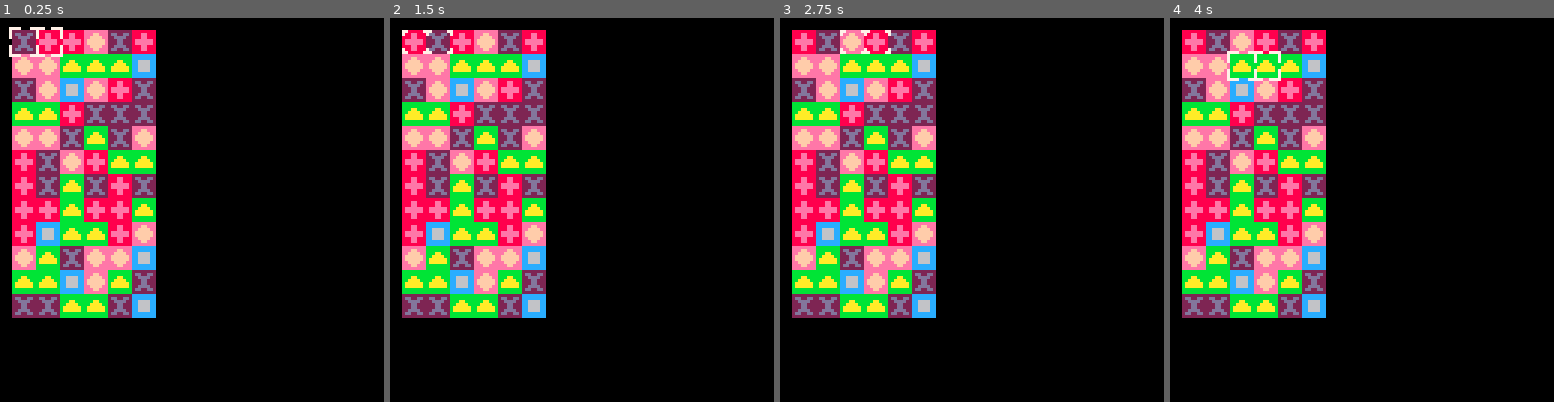
Above: before the commit, frames 1-4 (left to right).
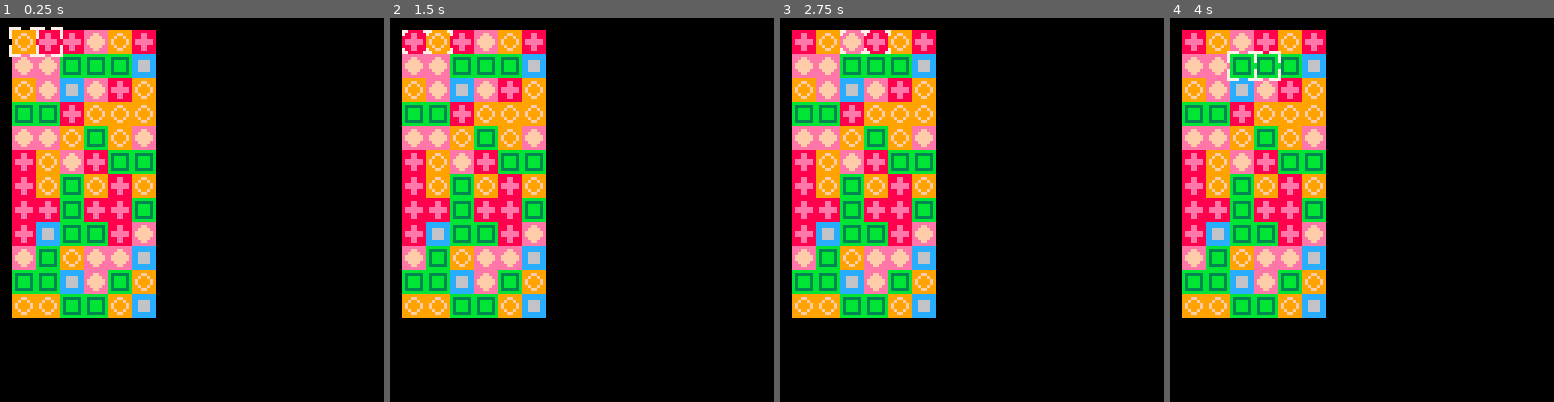
Above: after the commit, the same moments.

Repository: stevelavietes/pico8carts
Game: PICO-8 cartridge pa.p8
The game is run twice, just before and just after one commit, with the same random seed, the same clock (stepped at 60 frames per second) and the same inputs.
Inputs:
- Up to frame 1 (0.25 s): no input
- Up to frame 2 (1.5 s): tap O (Z key) at 0.7 s
- Up to frame 3 (2.75 s): hold Right 1.6-2.1 s; tap O (Z key) at 1.7, 2.1, 2.5 s; hold Up 2.15-2.42 s; hold Right from 2.47 s (still down)
- Up to frame 4 (4 s): tap O (Z key) at 2.9, 3.3, 3.7 s; release Right at 3.03 s; hold Left 3.08-3.58 s; hold Down 3.63-3.97 s

The runs differ from the first frame. In frame 1, 11% of the frame differs, in the area x 3-41%, y 3-79%; in frame 2, 11%; in frame 3, 11%; in frame 4, 11%.

Commit message:
swap sound, adjusted sprite colors/shapes

Diff:
--- a/pa.p8
+++ b/pa.p8
@@ -55,6 +56,7 @@
   local v = b.t[y][x]
   b.t[y][x] = b.t[y][x+1]
   b.t[y][x+1] = v
+  sfx(1)
  end
 end
 
@@ -121,14 +123,14 @@
 end
 
 __gfx__
-0000000088888888ccccccccbbbbbbbbeeeeeeee2222222200000000000000000000000000000000000000000000000000000000000000000000000000000000
-00000000888ee888ccccccccbbbbbbbbeeeffeee2dd22dd200000000000000000000000000000000000000000000000000000000000000000000000000000000
-00000000888ee888cc6666ccbbbaabbbeeffffee22dddd2200000000000000000000000000000000000000000000000000000000000000000000000000000000
-000000008eeeeee8cc6666ccbbaaaabbeffffffe222dd22200000000000000000000000000000000000000000000000000000000000000000000000000000000
-000000008eeeeee8cc6666ccbaaaaaabeffffffe222dd22200000000000000000000000000000000000000000000000000000000000000000000000000000000
-00000000888ee888cc6666ccbaaaaaabeeffffee22dddd2200000000000000000000000000000000000000000000000000000000000000000000000000000000
-00000000888ee888ccccccccbbbbbbbbeeeffeee2dd22dd200000000000000000000000000000000000000000000000000000000000000000000000000000000
-0000000088888888ccccccccbbbbbbbbeeeeeeee2222222200000000000000000000000000000000000000000000000000000000000000000000000000000000
+0000000088888888ccccccccbbbbbbbbeeeeeeee9999999900000000000000000000000000000000000000000000000000000000000000000000000000000000
+00000000888ee888ccccccccb333333beeeffeee999ff99900000000000000000000000000000000000000000000000000000000000000000000000000000000
+00000000888ee888cc6666ccb3bbbb3beeffffee99f99f9900000000000000000000000000000000000000000000000000000000000000000000000000000000
+000000008eeeeee8cc6666ccb3bbbb3beffffffe9f9999f900000000000000000000000000000000000000000000000000000000000000000000000000000000
+000000008eeeeee8cc6666ccb3bbbb3beffffffe9f9999f900000000000000000000000000000000000000000000000000000000000000000000000000000000
+00000000888ee888cc6666ccb3bbbb3beeffffee99f99f9900000000000000000000000000000000000000000000000000000000000000000000000000000000
+00000000888ee888ccccccccb333333beeeffeee999ff99900000000000000000000000000000000000000000000000000000000000000000000000000000000
+0000000088888888ccccccccbbbbbbbbeeeeeeee9999999900000000000000000000000000000000000000000000000000000000000000000000000000000000
 00000000000000000000000000000000000000000000000000000000000000000000000000000000000000000000000000000000000000000000000000000000
 00000000000000000000000000000000000000000000000000000000000000000000000000000000000000000000000000000000000000000000000000000000
 00000000000000000000000000000000000000000000000000000000000000000000000000000000000000000000000000000000000000000000000000000000
Not shown, changed: the sound effects (__sfx__) section of pa.p8
